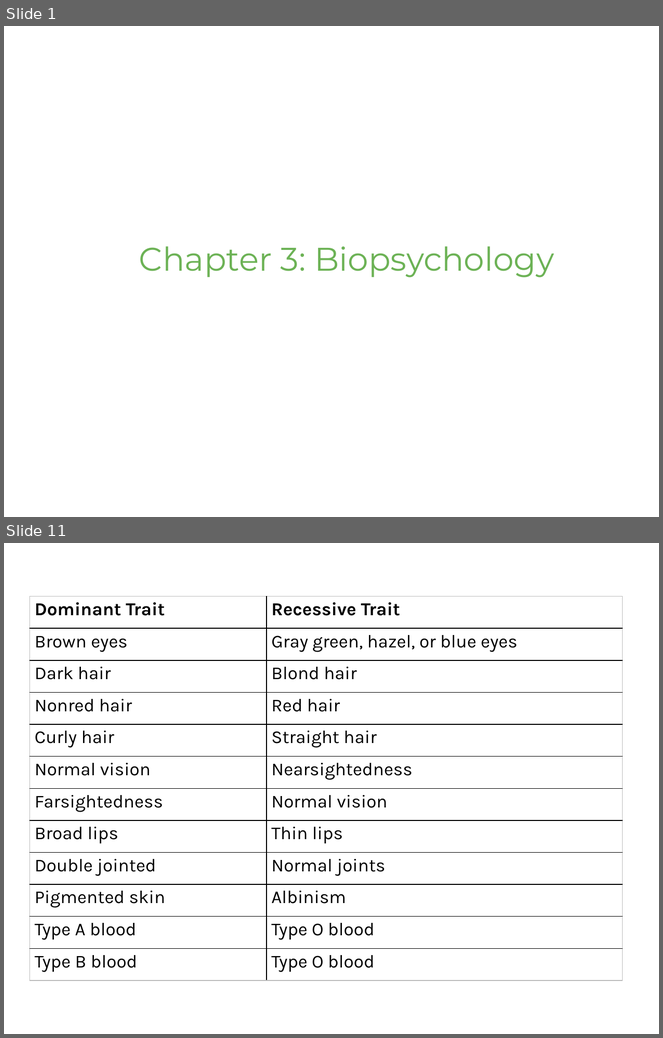
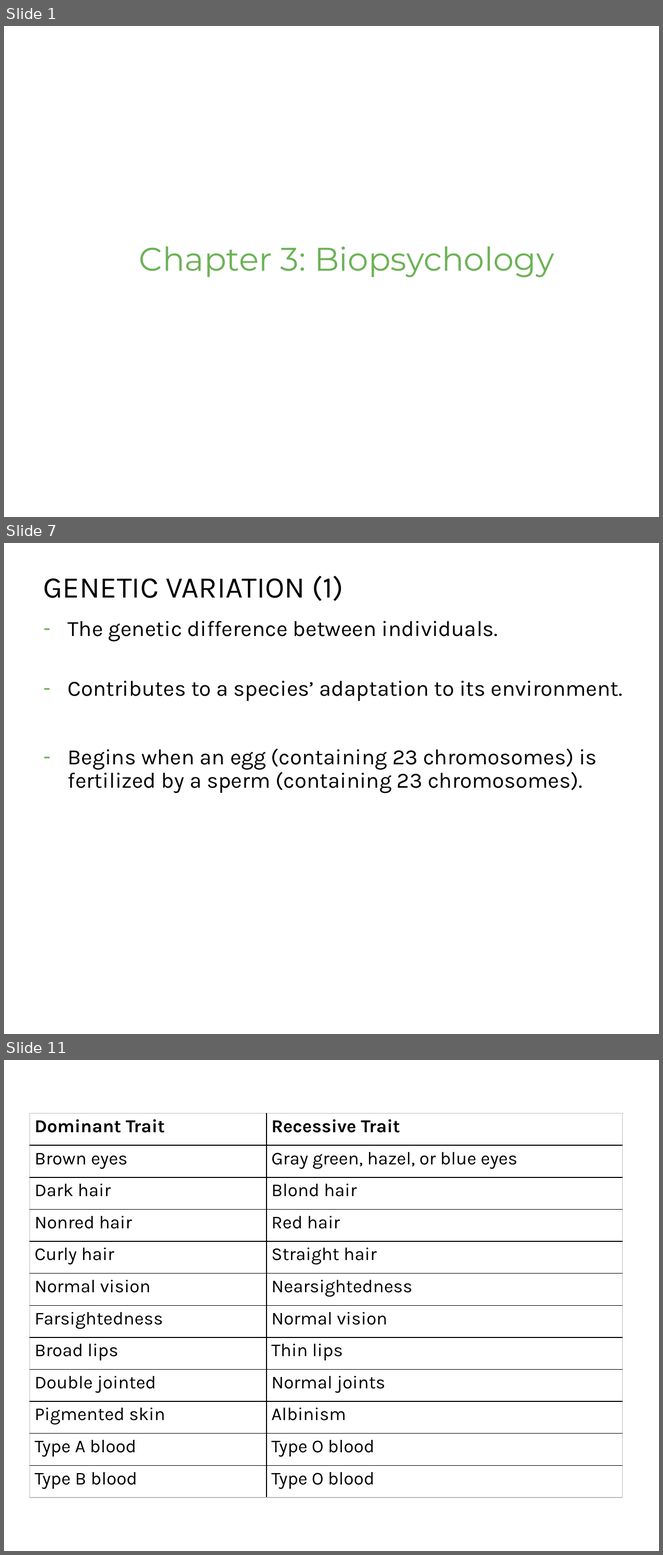
Before and after one commit to npm27/Teaching-Materials, a slide deck: Gen Psych II/Slides/3 Biopsychology.pptx. Shown one above the other, each under a label of ours: slides 1 and 11 before the commit, slides 1, 7 and 11 after it; the slides between them are not shown. The pictures are 663x1038 and 663x1555 pixels, drawn with LibreOffice and Linux fonts; fonts in the diff are those of the drawing. Boxes give left, top, right and bottom in pixels: in the first picture for what was removed or moved away, otherwise in the second. Text is boxed around its words. In the diff, an @@ line names an element or a change of style, - is before the commit and + after.

```diff
--- a/Gen Psych II/Slides/3 Biopsychology.pptx
+++ b/Gen Psych II/Slides/3 Biopsychology.pptx
@@ slide 7 added at (4,543,659,1034), background #FFFFFF @@
@@ title added at (44,576,344,601), 33 pt, text #000000 @@
+GENETIC VARIATION (1)
@@ text added at (68,621,623,794), 24 pt, text #000000 @@
+– The genetic difference between individuals.
+– Contributes to a species’ adaptation to its environment.
+– Begins when an egg (containing 23 chromosomes) is fertilized by a sperm (containing 23 chromosomes).
```
Also in this commit, not shown: 21 slides changed, 4 other slides added, 1 slide removed, 3 other files.
